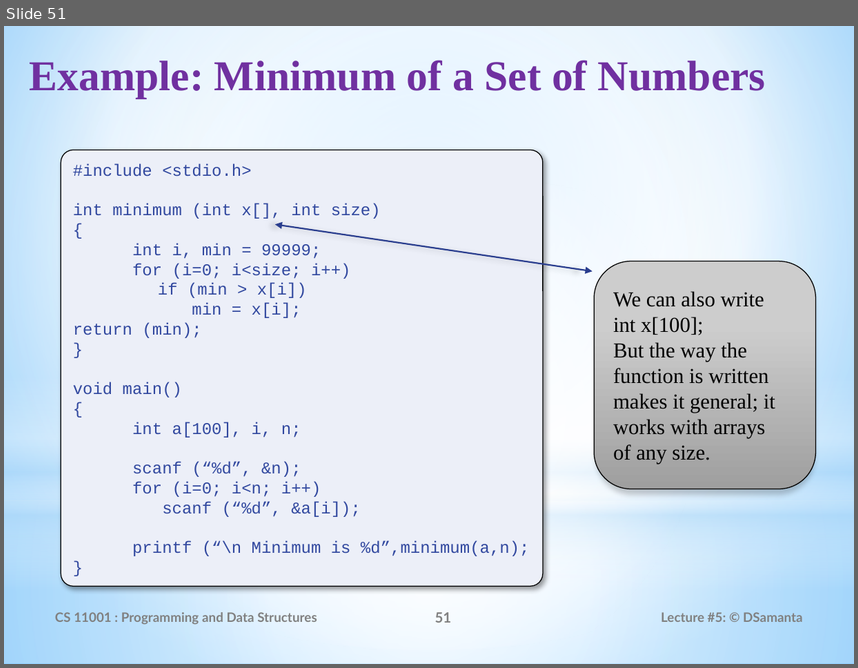
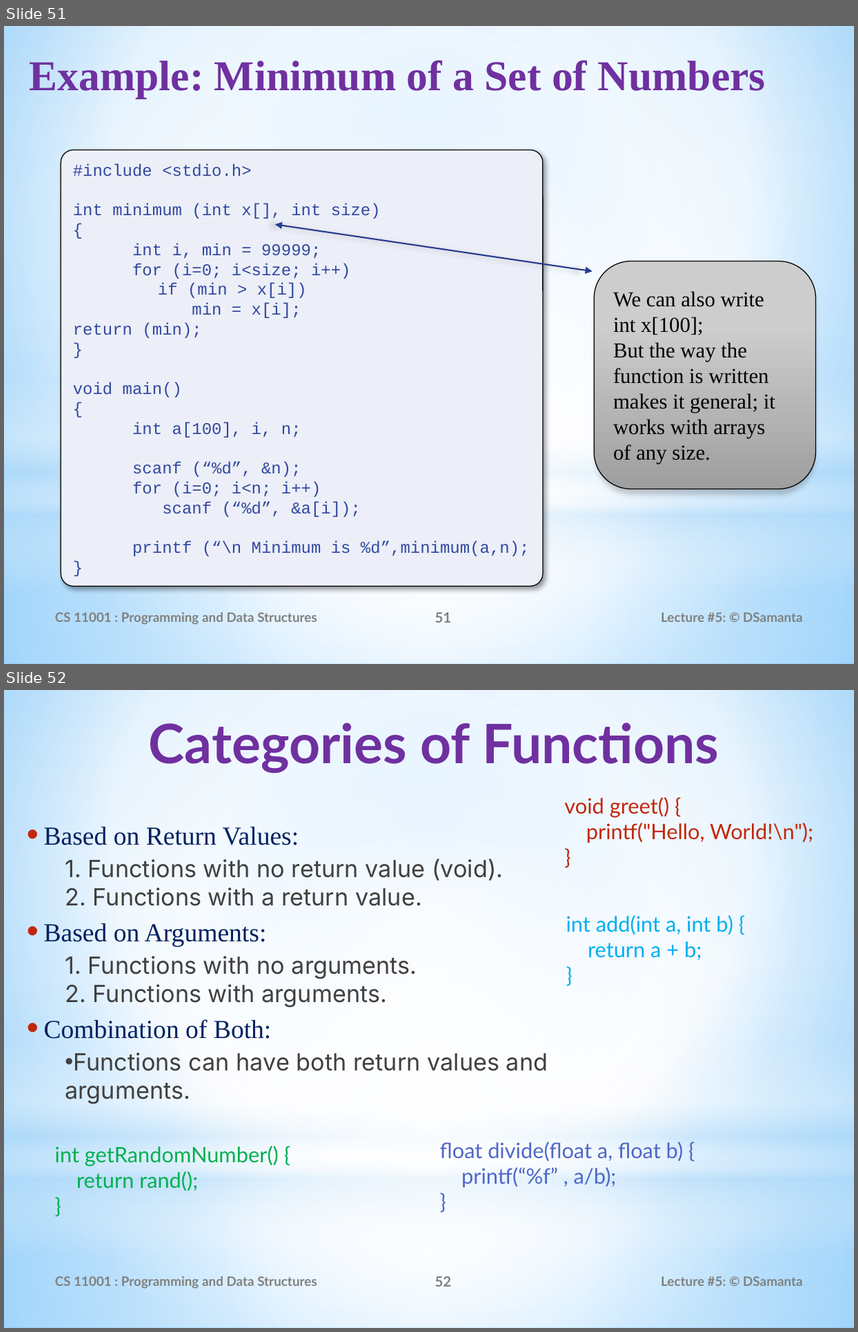
Before and after one commit to alwaysananta/computerProgramming, a slide deck: Slides/Functions_in_C.pptx. Shown one above the other, each under a label of ours: slide 51 before the commit, slides 51 and 52 after it. The pictures are 858x668 and 858x1332 pixels, drawn with LibreOffice and Linux fonts; fonts in the diff are those of the drawing. Boxes give left, top, right and bottom in pixels: in the first picture for what was removed or moved away, otherwise in the second. Text is boxed around its words. In the diff, an @@ line names an element or a change of style, - is before the commit and + after.

```diff
--- a/Slides/Functions_in_C.pptx
+++ b/Slides/Functions_in_C.pptx
@@ slide 52 added at (4,690,854,1328), background gradient #9ED5FF to #FFFFFF to #5BB9FF; not listed: 4 template elements that a slide beside it also shows @@
@@ title added at (149,722,719,773), 46 pt, text #7030A0, bold @@
+Categories of Functions
@@ text added at (564,797,813,843), 18 pt, text #C3260C @@
+void greet() {
+printf("Hello, World!\n");
+}
@@ text added at (44,827,548,1103), 20 pt, text #404040 @@
+• Based on Return Values:
+  1. Functions with no return value (void).
+  2. Functions with a return value.
+• Based on Arguments:
+  1. Functions with no arguments.
+  2. Functions with arguments.
+• Combination of Both:
+  • Functions can have both return values and arguments.
@@ text added at (566,915,733,960), 18 pt, text #00B0F0 @@
+int add(int a, int b) {
+return a + b;
+}
@@ text added at (440,1141,684,1187), 18 pt, text #4E67C8 @@
+float divide(float a, float b) {
+printf(“%f” , a/b);
+}
@@ text added at (55,1145,279,1191), 18 pt, text #00B050 @@
+int getRandomNumber() {
+return rand();
+}
@@ text added at (55,1276,317,1288), 11 pt, text #808080, bold @@
+CS 11001 : Programming and Data Structures
@@ page number added at (435,1276,452,1286), 12 pt, text #808080, bold @@
+52
@@ text added at (661,1276,803,1285), 11 pt, text #808080, bold @@
+Lecture #5: © DSamanta
```
Also in this commit, not shown: 4 slides changed, 7 other slides added, 1 other file.
